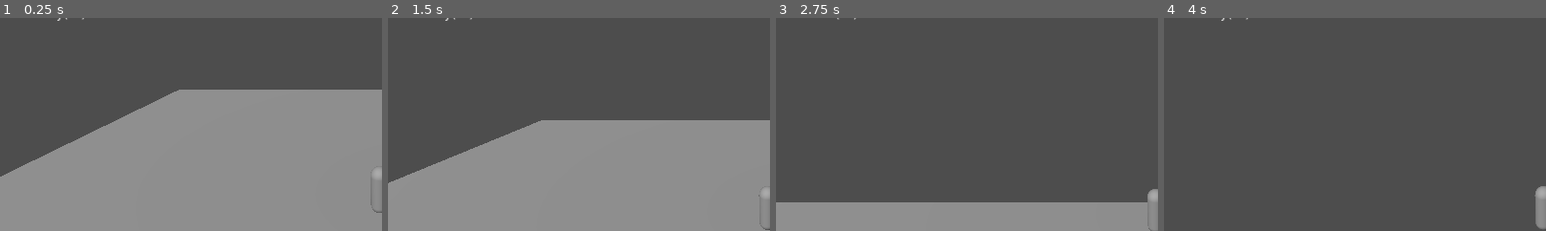
Above: before the commit, frames 1-4 (left to right).
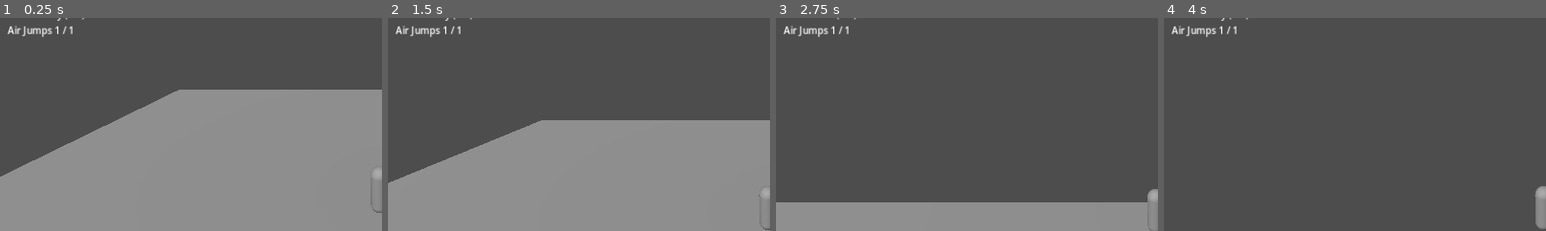
Above: after the commit, the same moments.

Repository: thegoatleroyjenkins/arpg-game
Game: Godot game, scene res://prototype3d/main_3d.tscn
The game is run twice, just before and just after one commit, with the same random seed, the same clock (stepped at 60 frames per second) and the same inputs. This scene is started directly instead of the project's main scene.
Inputs (mouse positions are % of the whole screen's width and height, from its top left):
- Up to frame 1 (0.25 s): no input
- Up to frame 2 (1.5 s): tap Enter (ui_accept) at 0.5 s; move the mouse to (55, 49) at 0.52 s; hold W (move_up) from 0.53 s (still down); tap Space (jump) at 0.6, 0.77, 1.07 s; move the mouse to (45, 50) at 1.27 s; click (45, 50) at 1.35 s
- Up to frame 3 (2.75 s): keep holding W (move_up); tap Space (jump) at 1.52, 1.55, 1.82, 2.3 s; move the mouse to (52, 48) at 2.02 s; tap Q (dash) at 2.1 s
- Up to frame 4 (4 s): keep holding W (move_up); move the mouse to (49, 51) at 2.77 s; tap Shift (sprint) at 2.85 s; tap Space (jump) at 3.02, 3.05, 3.32, 3.6, 3.77 s; move the mouse to (57, 51) at 3.52 s
The pictures show only the part of the screen within x 0-50%, y 10-60%; the shares and areas given below are measured in that part.

The runs differ from the first frame. In frame 1, 0.3% of the frame differs, in the area x 2-19%, y 3-9%; in frame 2, 0.3%; in frame 3, 0.3%; in frame 4, 0.3%.

Commit message:
Add air jump HUD readout for 3D mobility clarity

Diff:
--- a/prototype3d/main_3d.tscn
+++ b/prototype3d/main_3d.tscn
@@ -81,3 +81,7 @@
 [node name="DashCooldownLabel" type="Label" parent="StaminaHud/MarginContainer/VBoxContainer"]
 layout_mode = 2
 text = "Dash Ready"
+
+[node name="AirJumpLabel" type="Label" parent="StaminaHud/MarginContainer/VBoxContainer"]
+layout_mode = 2
+text = "Air Jumps 1 / 1"
--- a/prototype3d/player_3d.gd
+++ b/prototype3d/player_3d.gd
@@ -10,6 +10,7 @@
 signal stamina_changed(current: float, max_value: float)
 signal dash_cooldown_changed(remaining: float, max_value: float)
 signal dash_charges_changed(current: int, max_value: int)
+signal air_jumps_changed(current: int, max_value: int)
 
 var look_target: Vector3
 var target_camera_distance: float = 0.0
@@ -38,6 +39,7 @@
 	_emit_stamina_changed()
 	_emit_dash_charges_changed()
 	_emit_dash_cooldown_changed()
+	_emit_air_jumps_changed()
 	Input.set_mouse_mode(Input.MOUSE_MODE_CAPTURED)
 
 func _unhandled_input(event: InputEvent) -> void:
@@ -63,7 +65,10 @@
 	# Gravity + coyote time for forgiving jumps after stepping off ledges.
 	if was_on_floor:
 		coyote_time_left = tuning.coyote_time
-		air_jumps_left = max(0, tuning.max_air_jumps)
+		var reset_air_jumps := max(0, tuning.max_air_jumps)
+		if air_jumps_left != reset_air_jumps:
+			air_jumps_left = reset_air_jumps
+			_emit_air_jumps_changed()
 	else:
 		coyote_time_left = max(0.0, coyote_time_left - delta)
 		var gravity_scale := 1.0
@@ -83,6 +88,7 @@
 			coyote_time_left = 0.0
 		elif can_air_jump:
 			air_jumps_left -= 1
+			_emit_air_jumps_changed()
 
 	# Movement input
 	var input_vec := Vector2(
@@ -279,3 +285,6 @@
 
 func _emit_dash_cooldown_changed() -> void:
 	dash_cooldown_changed.emit(_next_dash_ready_remaining(), _next_dash_ready_max())
+
+func _emit_air_jumps_changed() -> void:
+	air_jumps_changed.emit(air_jumps_left, max(0, tuning.max_air_jumps))
--- a/prototype3d/stamina_hud_3d.gd
+++ b/prototype3d/stamina_hud_3d.gd
@@ -6,6 +6,7 @@
 @onready var stamina_label: Label = $MarginContainer/VBoxContainer/StaminaLabel
 @onready var dash_cooldown_bar: ProgressBar = $MarginContainer/VBoxContainer/DashCooldownBar
 @onready var dash_cooldown_label: Label = $MarginContainer/VBoxContainer/DashCooldownLabel
+@onready var air_jump_label: Label = $MarginContainer/VBoxContainer/AirJumpLabel
 
 var dash_charges_current: int = 0
 var dash_charges_max: int = 1
@@ -25,24 +26,32 @@
 	if not player.has_signal("dash_charges_changed"):
 		push_warning("StaminaHud3D target does not expose dash_charges_changed signal")
 		return
+	if not player.has_signal("air_jumps_changed"):
+		push_warning("StaminaHud3D target does not expose air_jumps_changed signal")
+		return
 
 	player.stamina_changed.connect(_on_stamina_changed)
 	player.dash_cooldown_changed.connect(_on_dash_cooldown_changed)
 	player.dash_charges_changed.connect(_on_dash_charges_changed)
+	player.air_jumps_changed.connect(_on_air_jumps_changed)
 	var current_stamina := float(player.get("stamina"))
 	var current_dash_cooldown := float(player.call("_next_dash_ready_remaining"))
 	var current_dash_charges := int(player.get("dash_charges"))
+	var current_air_jumps := int(player.get("air_jumps_left"))
 	var tuning_resource: Resource = player.get("tuning")
 	var max_stamina := 100.0
 	var max_dash_cooldown := 1.0
 	var max_dash_charges := 1
+	var max_air_jumps := 0
 	if tuning_resource != null:
 		max_stamina = float(tuning_resource.get("max_stamina"))
 		max_dash_cooldown = max(0.01, float(player.call("_next_dash_ready_max")))
 		max_dash_charges = max(1, int(tuning_resource.get("dash_max_charges")))
+		max_air_jumps = max(0, int(tuning_resource.get("max_air_jumps")))
 	_on_stamina_changed(current_stamina, max_stamina)
 	_on_dash_charges_changed(current_dash_charges, max_dash_charges)
 	_on_dash_cooldown_changed(current_dash_cooldown, max_dash_cooldown)
+	_on_air_jumps_changed(current_air_jumps, max_air_jumps)
 
 func _on_stamina_changed(current: float, max_value: float) -> void:
 	stamina_bar.max_value = max(1.0, max_value)
@@ -60,3 +69,8 @@
 		dash_cooldown_label.text = "Dash Ready (%d/%d)" % [dash_charges_current, dash_charges_max]
 	else:
 		dash_cooldown_label.text = "Dash %.2fs (%d/%d)" % [remaining, dash_charges_current, dash_charges_max]
+
+func _on_air_jumps_changed(current: int, max_value: int) -> void:
+	var clamped_max := max(0, max_value)
+	var clamped_current := clampi(current, 0, clamped_max)
+	air_jump_label.text = "Air Jumps %d / %d" % [clamped_current, clamped_max]
Not shown, changed: README.md
